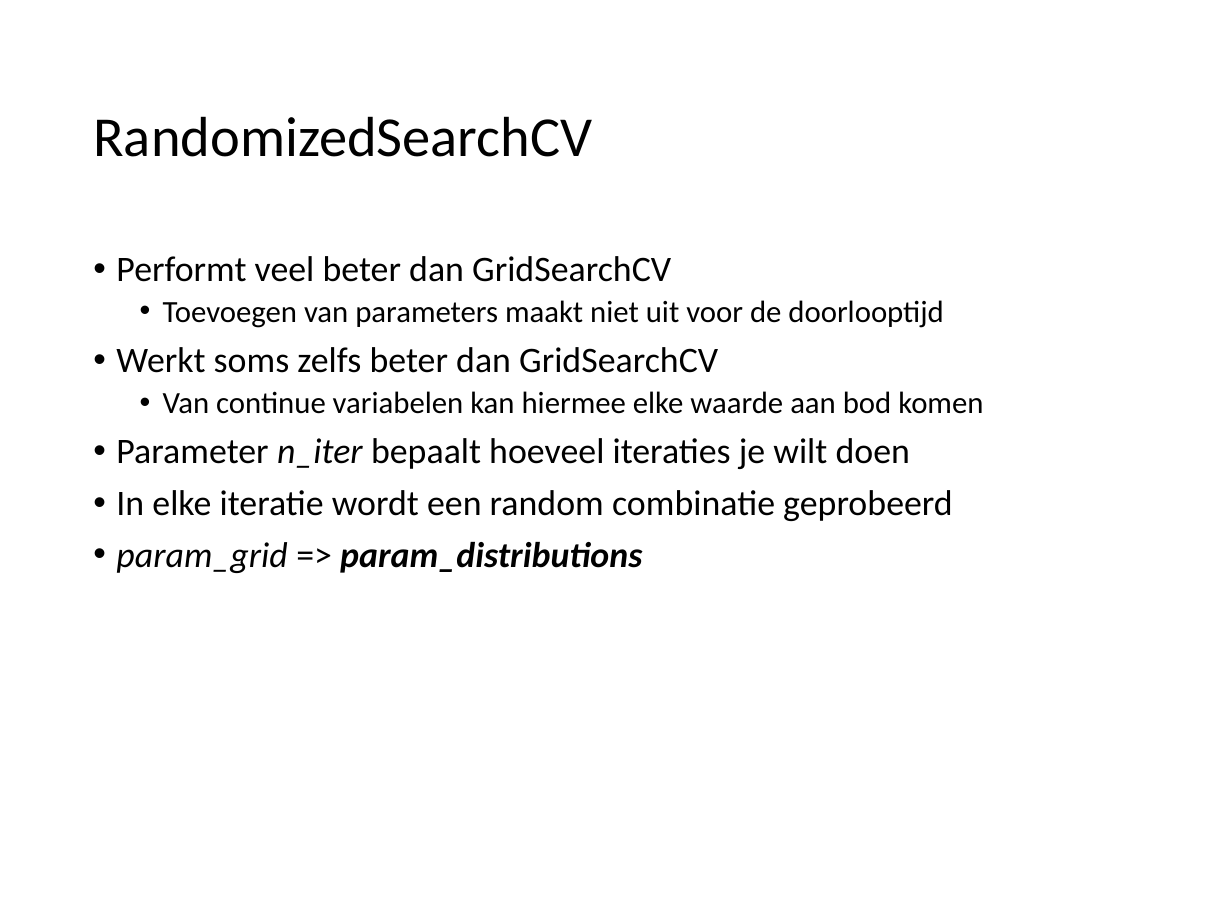
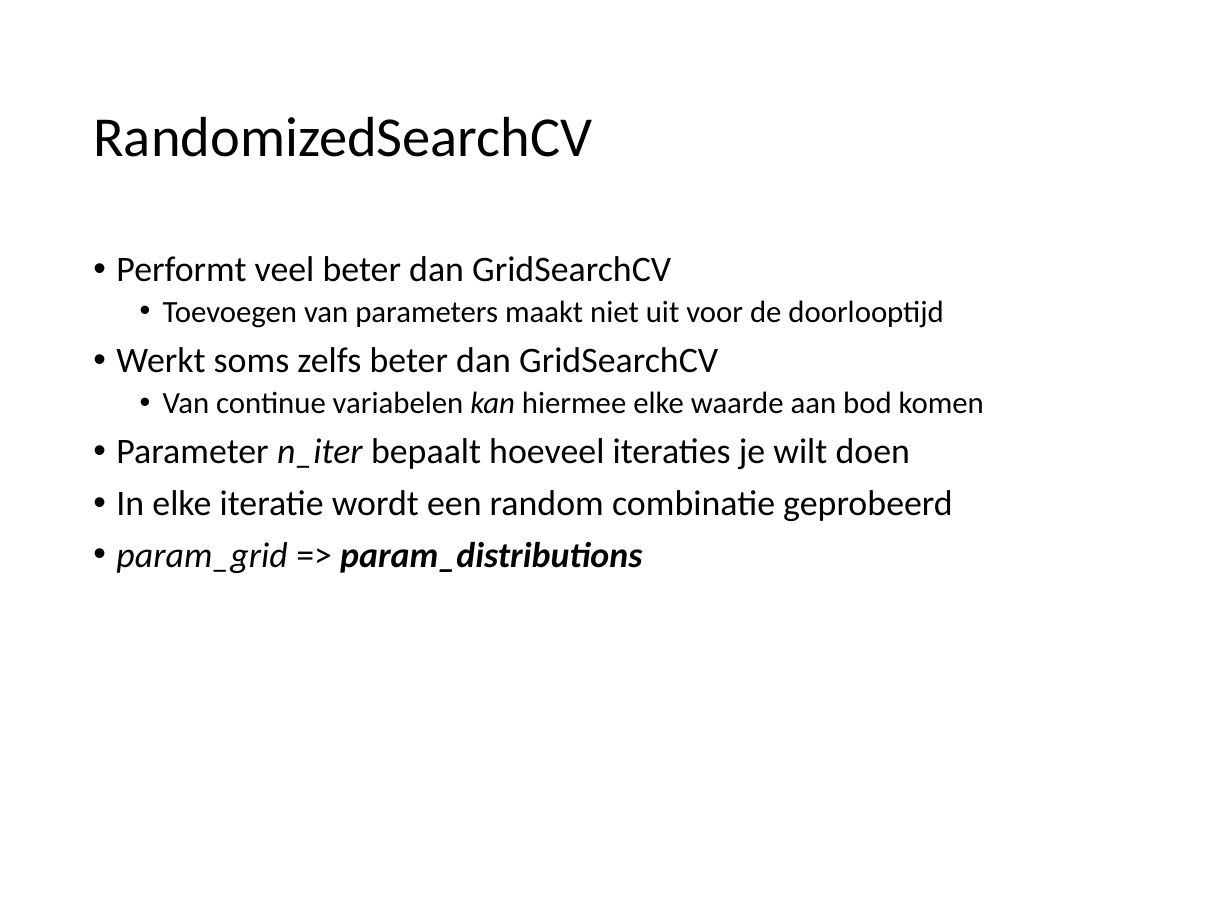
Before and after one commit to hanze-hbo-ict/Machine-Learning, a slide deck: slide 40 of docs/lectures/wk5/ML_wk5_Modeleval_tuning-Dimred.pptx (slide 42 before the commit). Drawn at 1232x924 pixels with LibreOffice and Linux fonts; fonts in the diff are those of the drawing. Boxes give left, top, right and bottom in pixels: in the first picture for what was removed or moved away, otherwise in the second. Text is boxed around its words. In the diff, an @@ line names an element or a change of style, - is before the commit and + after.

```diff
--- a/docs/lectures/wk5/ML_wk5_Modeleval_tuning-Dimred.pptx
+++ b/docs/lectures/wk5/ML_wk5_Modeleval_tuning-Dimred.pptx
@@ text at (163,391,984,414): italic on in "kan" @@
```
Also in this commit, not shown: 3 other slides changed, 2 slides added, 4 slides removed, 3 other files.
